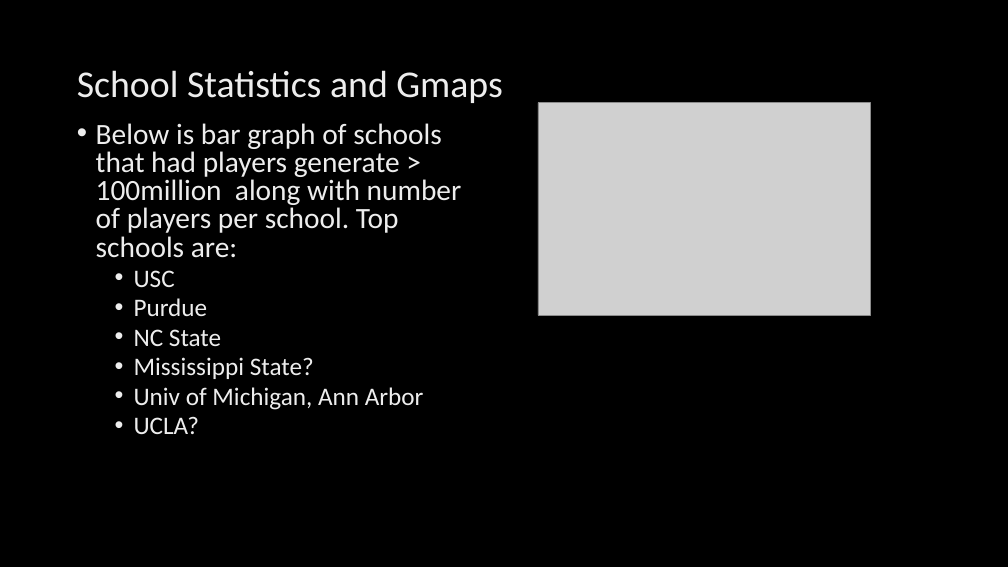
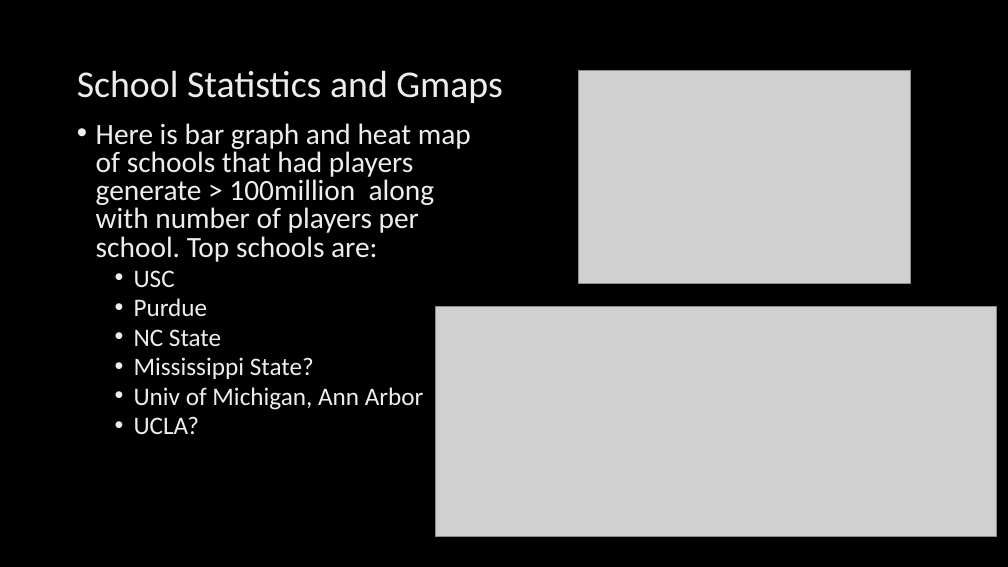
Before and after one commit to mikejackson35/mica_team, a slide deck: slide 9 of NFL QB Draft Statistics.pptx. Drawn at 1008x567 pixels with LibreOffice and Linux fonts; fonts in the diff are those of the drawing; grey boxes stand for pictures; background and template pictures are left out. Boxes give left, top, right and bottom in pixels: in the first picture for what was removed or moved away, otherwise in the second. Text is boxed around its words. In the diff, an @@ line names an element or a change of style, - is before the commit and + after.

Commit message:
Added gmaps

```diff
--- a/NFL QB Draft Statistics.pptx
+++ b/NFL QB Draft Statistics.pptx
@@ picture: place and size @@
-picture at bbox=[538, 103, 870, 316]
+picture at bbox=[578, 70, 910, 284]
@@ text at bbox=[96, 123, 471, 262]: text changed @@
-• Below is bar graph of schools that had players generate > 100million along with number of players per school. Top schools are:
+• Here is bar graph and heat map of schools that had players generate > 100million along with number of players per school. Top schools are:
@@ picture added at bbox=[436, 306, 997, 537] @@
```
Also in this commit, not shown: 1 other file.
